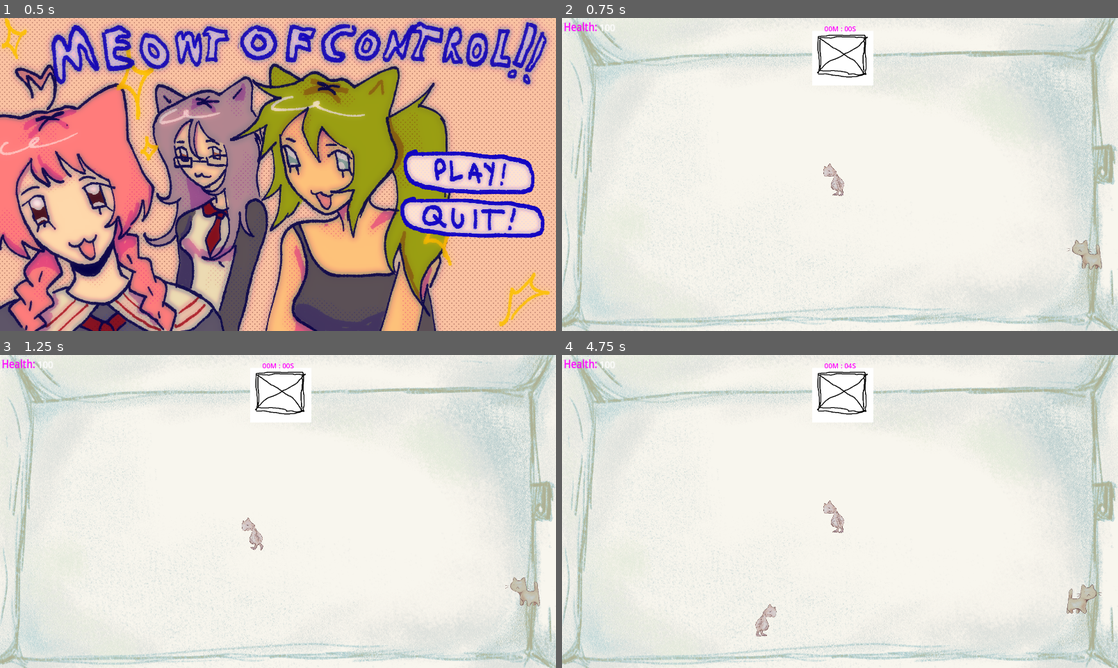
Above: before the commit, frames 1-4 (two rows, left to right).
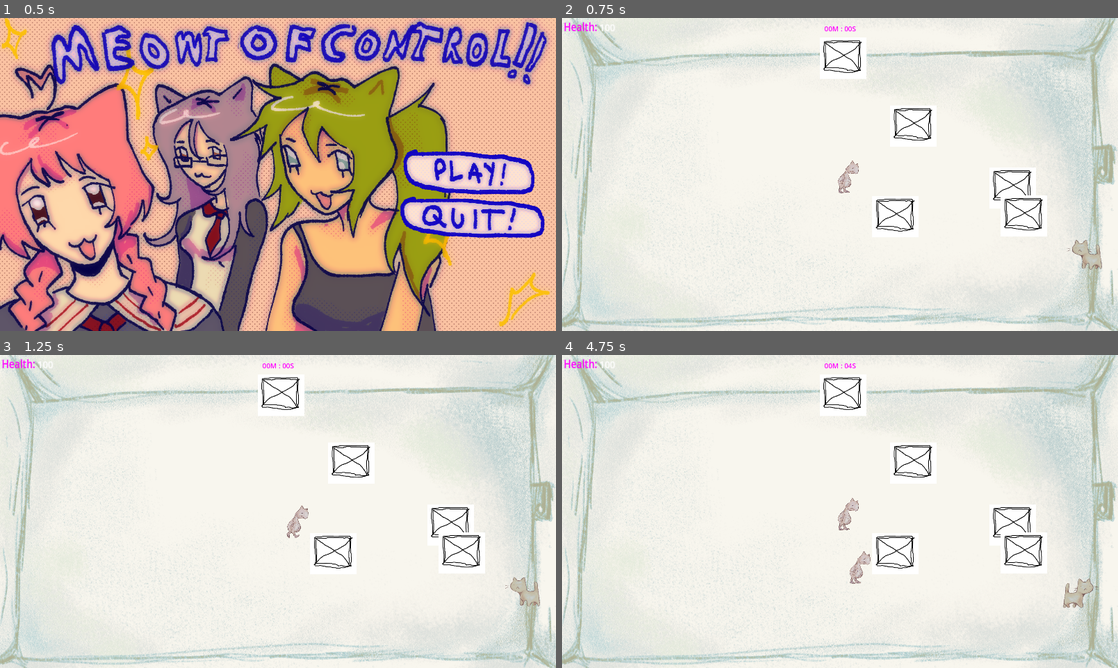
Above: after the commit, the same moments.

Repository: RobertKadak/GameCamp-2024
Game: Godot game, scene res://Menu folder/menu.tscn
The game is run twice, just before and just after one commit, with the same random seed, the same clock (stepped at 60 frames per second) and the same inputs.
Inputs (mouse positions are in pixels of both pictures, inside the frame that each line leads up to):
- Up to frame 1 (0.5 s): no input
- Up to frame 2 (0.75 s): click (1034, 171) at 0.5 s
- Up to frame 3 (1.25 s): no input
- Up to frame 4 (4.75 s): tap Enter (ui_accept) at 1.25, 1.52, 2.27, 3.77, 4.52 s; move the mouse to (962, 495) at 1.27 s; hold D (move_right) 1.28-2.78 s; click (962, 495) at 1.35 s; move the mouse to (728, 527) at 2.02 s; right-click (728, 527) at 2.1 s; move the mouse to (895, 442) at 2.77 s; hold A (move_left) 2.78-3.53 s; tap Shift (move_dash) at 2.85 s; move the mouse to (812, 574) at 3.52 s; hold D (move_right) from 3.53 s (still down); click (812, 574) at 3.6 s; move the mouse to (1006, 558) at 4.27 s; hold Right mouse button (attack_ranged) from 4.28 s (still down)

Frame 1 is identical in both runs. In frame 2, 1.7% of the frame differs, in the area x 45-88%, y 5-70%; in frame 3, 1.8%; in frame 4, 2.4%, in the area x 34-98%, y 5-90%.

Commit message:
Walls visible, boxes resized

Diff:
--- a/scenes/levels/level_1.gd
+++ b/scenes/levels/level_1.gd
@@ -24,7 +24,6 @@
 func is_level_clear():
 	var enemies = get_tree().get_nodes_in_group("Enemy")
 	return len(enemies) == 0
-
 func _on_mob_spawn_timeout() -> void:
 	var mob = enemy.instantiate()
 	add_child(mob)
@@ -42,14 +41,14 @@
 			var object = object_resource.instantiate()
 			object.position = Vector2(x, y)
 			if(!is_coliding(object.get_node("Area2D"))):
+				add_child(object)
 				$NavigationRegion2D.add_child(object)
 				count -=1
+			else:
+				object.queue_free()
 		# Might add some constriction checks
 
 func clear():
 	var clearables = get_tree().get_nodes_in_group("Objects")
 	for i in clearables:
 		i.queue_free()
-
-func regen():
-	pass
--- a/scenes/levels/level_1.tscn
+++ b/scenes/levels/level_1.tscn
@@ -64,20 +64,6 @@
 
 [node name="Player" parent="." groups=["Player"] instance=ExtResource("1_nkpfc")]
 position = Vector2(845, 273)
-speed = 400
-health = 100
-melee_attack_range = 200
-charging_ranged_attack = false
-charging_ranged_timer = 0
-is_vertical_switched = false
-is_horizontal_switched = false
-melee_timeout = 0.7
-melee_timeout_counter = 0
-dash_distance = 0.08
-dash_speed = 8
-dash_timeout = 5
-dash_timeout_timer = 0
-speed_multi = 1
 
 [node name="enemy" parent="." node_paths=PackedStringArray("target_to_chase") instance=ExtResource("2_7dsv0")]
 target_to_chase = NodePath("../Player")
--- a/scenes/object.tscn
+++ b/scenes/object.tscn
@@ -9,6 +9,7 @@
 size = Vector2(19.2552, 76.8288)
 
 [node name="Object" type="Node2D"]
+scale = Vector2(0.76, 0.76)
 
 [node name="Sprite2D" type="Sprite2D" parent="."]
 texture = ExtResource("1_govr5")
Not shown: 1 places in scenes/levels/level_1.tscn that only renumber resources
